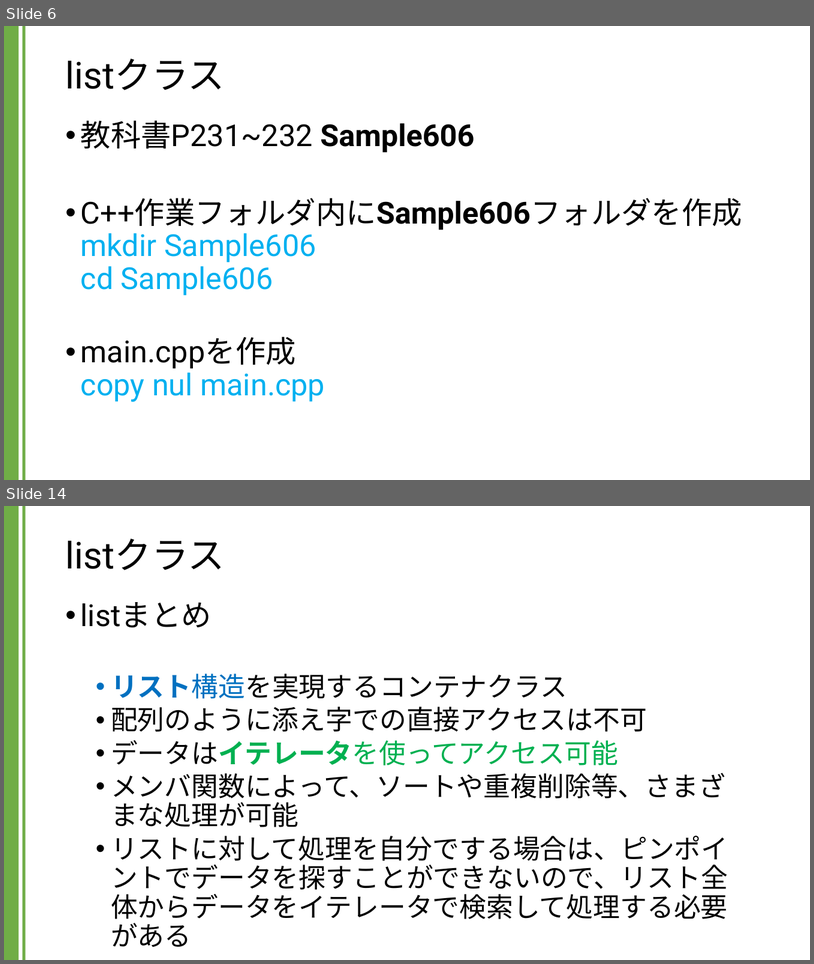
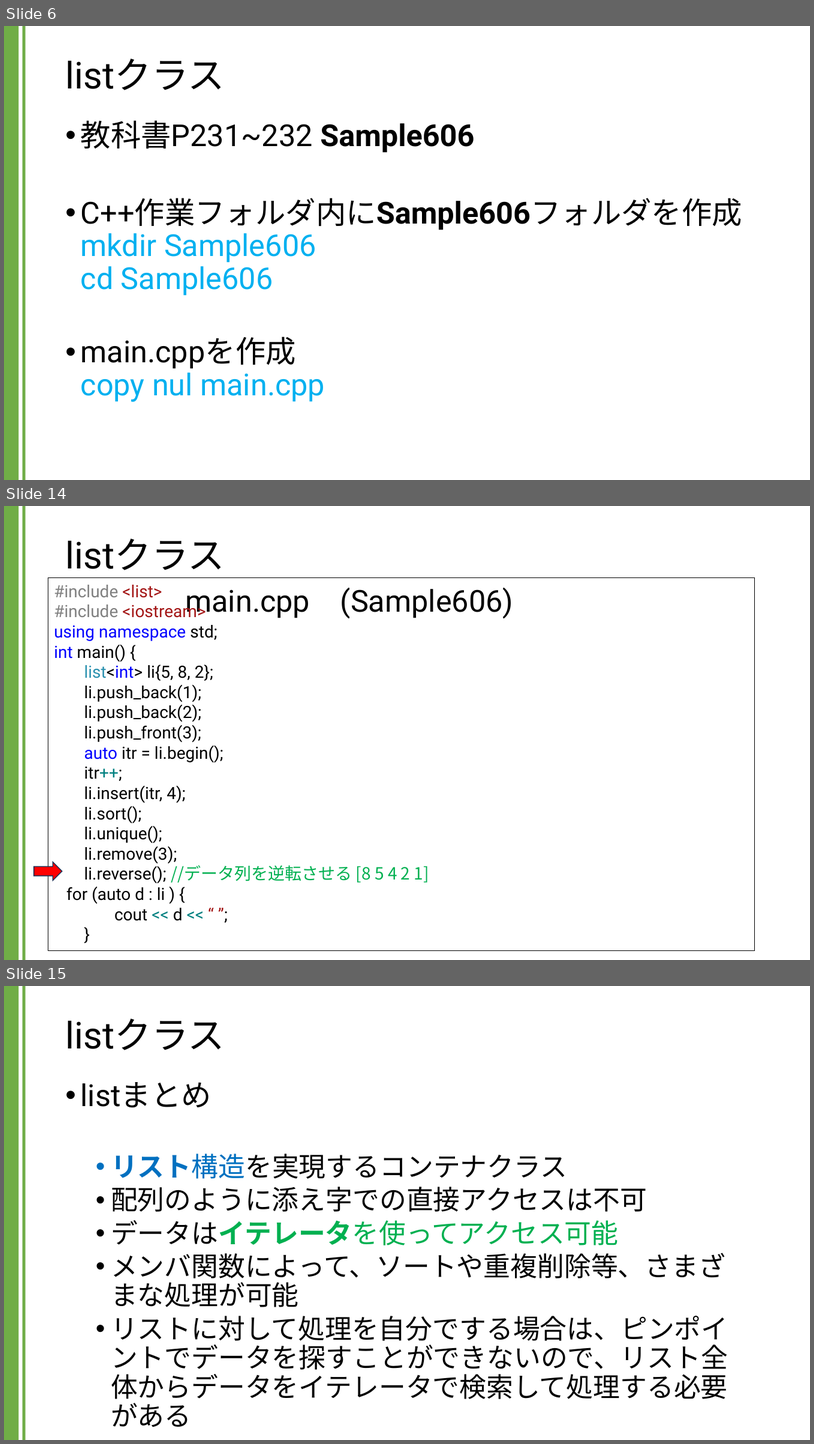
Before and after one commit to kic-murata/cpp2024, a slide deck: 授業資料/講義資料：Listクラス.pptx. Shown one above the other, each under a label of ours: slides 6 and 14 before the commit, slides 6, 14 and 15 after it; the slides between them are not shown. The pictures are 814x964 and 814x1444 pixels, drawn with LibreOffice and Linux fonts; fonts in the diff are those of the drawing. Boxes give left, top, right and bottom in pixels: in the first picture for what was removed or moved away, otherwise in the second. Text is boxed around its words. In the diff, an @@ line names an element or a change of style, - is before the commit and + after.

```diff
--- a/授業資料/講義資料：Listクラス.pptx
+++ b/授業資料/講義資料：Listクラス.pptx
@@ slide 14 added at [4, 506, 810, 960], background #FFFFFF; not listed: 2 template elements that a slide beside it also shows @@
@@ title added at [65, 538, 225, 570], 44 pt, text #000000 @@
+listクラス
@@ rectangle added at [48, 577, 755, 950], outline #000000 0.75 pt, 20 pt, text #000000 @@
+#include <list>
+#include <iostream>
+using namespace std;
+int main() {
+list<int> li{5, 8, 2};
+li.push_back(1);
+li.push_back(2);
+li.push_front(3);
+auto itr = li.begin();
+itr++;
+li.insert(itr, 4);
+li.sort();
+li.unique();
+li.remove(3);
+li.reverse(); //データ列を逆転させる [8 5 4 2 1]
+for (auto d : li ) {
+cout << d << “ ”;
+}
@@ text added at [185, 588, 513, 619], 36 pt, text #000000 @@
+main.cpp (Sample606)
@@ right arrow added at [33, 862, 62, 880], fill #FF0000, outline #1E3256 1 pt @@
@@ what was slide 14 is now slide 15 @@
```
Also in this commit, not shown: 8 slides changed.
